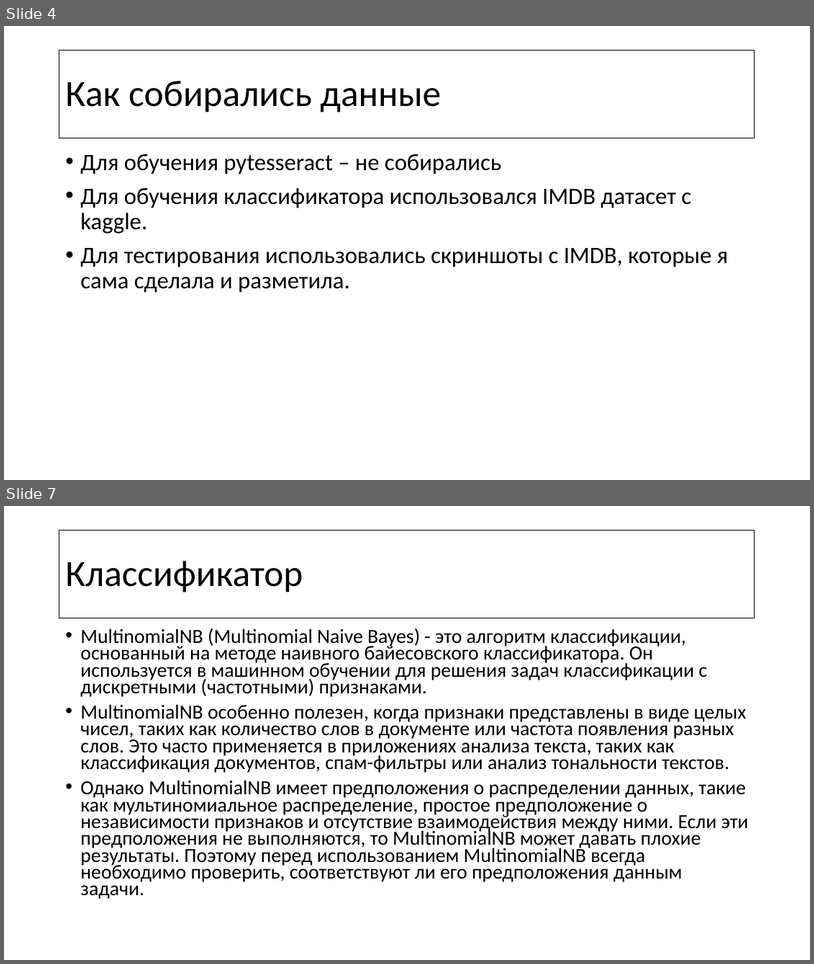
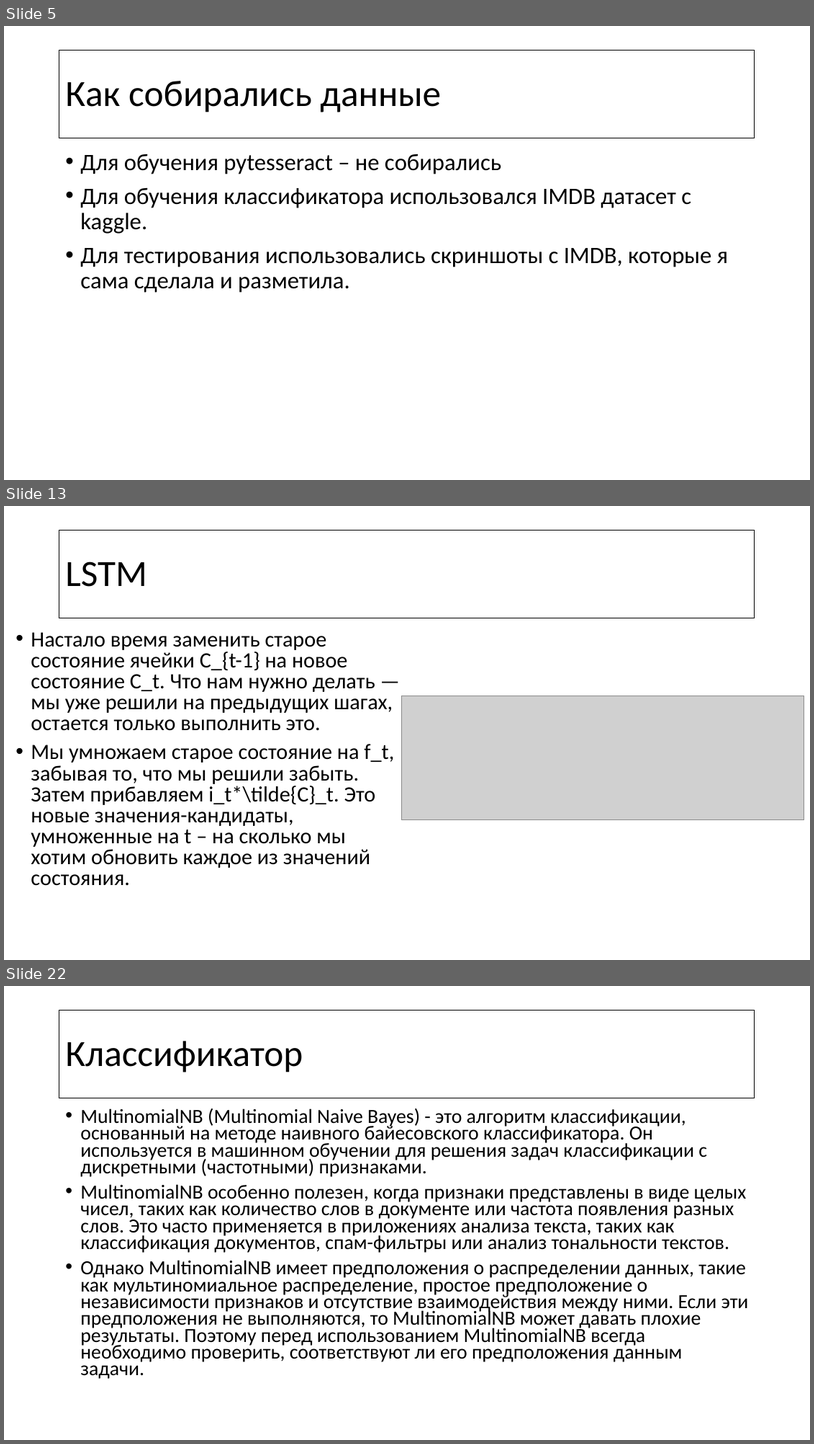
Before and after one commit to riapush/Image-to-text-and-recognition-project, a slide deck: Machine learning course.pptx. Shown one above the other, each under a label of ours: slides 4 and 7 before the commit, slides 5, 13 and 22 after it; the slides between them are not shown. The pictures are 814x964 and 814x1444 pixels, drawn with LibreOffice and Linux fonts; fonts in the diff are those of the drawing; grey boxes stand for pictures. Boxes give left, top, right and bottom in pixels: in the first picture for what was removed or moved away, otherwise in the second. Text is boxed around its words. In the diff, an @@ line names an element or a change of style, - is before the commit and + after.

```diff
--- a/Machine learning course.pptx
+++ b/Machine learning course.pptx
@@ slide 13 added at <box>4,506,810,960</box>, background #FFFFFF @@
@@ title added at <box>59,530,756,618</box>, outline #000000 0.75 pt, 44 pt, text #000000 @@
+LSTM
@@ text added at <box>31,632,394,885</box>, 25.9 pt, text #000000 @@
+• Настало время заменить старое состояние ячейки C_{t-1} на новое состояние C_t. Что нам нужно делать — мы уже решили на предыдущих шагах, остается только выполнить это.
+• Мы умножаем старое состояние на f_t, забывая то, что мы решили забыть. Затем прибавляем i_t*\tilde{C}_t. Это новые значения-кандидаты, умноженные на t – на сколько мы хотим обновить каждое из значений состояния.
@@ picture added at <box>401,695,805,820</box> @@
@@ what was slide 4 is now slide 5 @@
@@ what was slide 7 is now slide 22 @@
```
Also in this commit, not shown: 1 slide changed, 15 other slides added, 1 other file.
